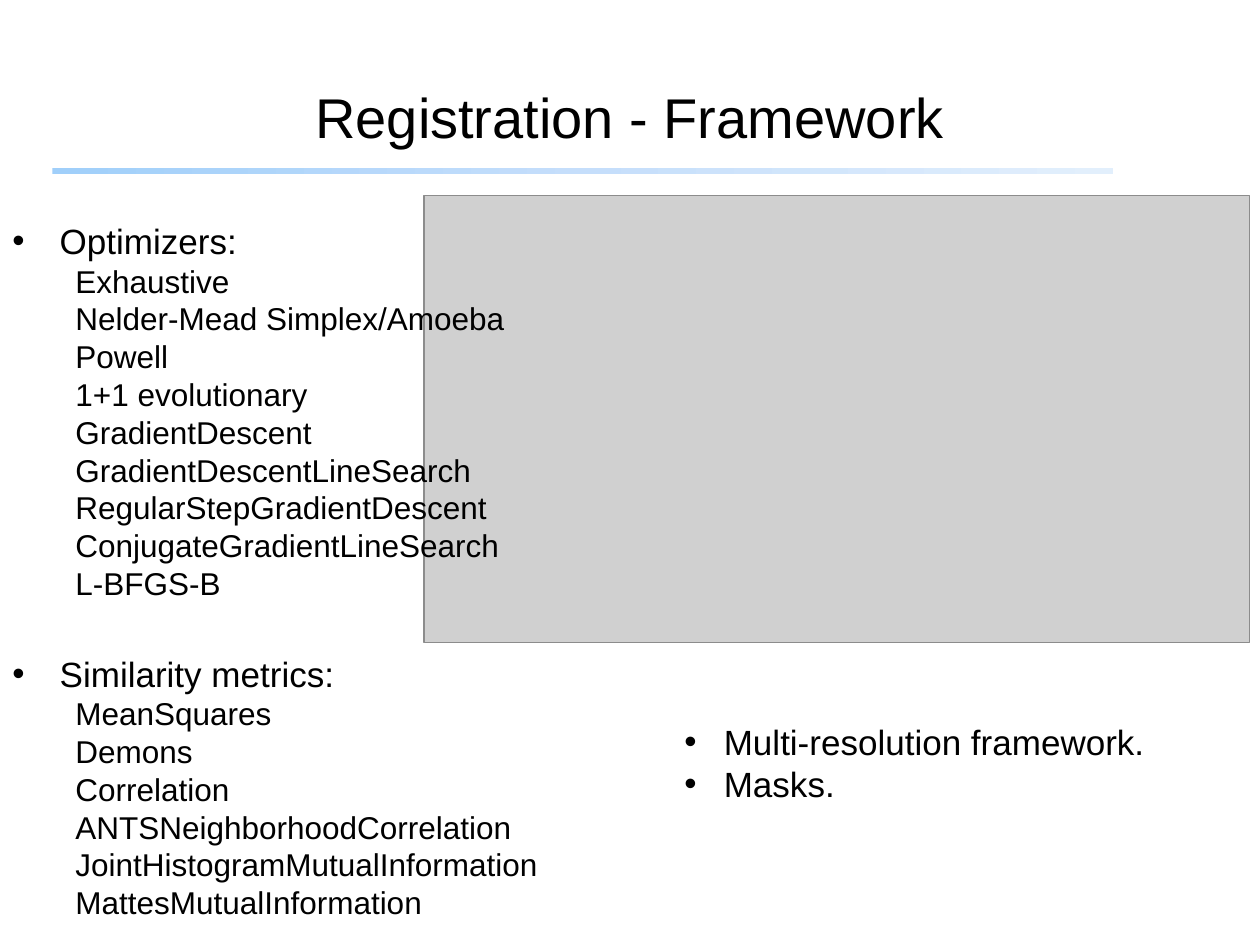
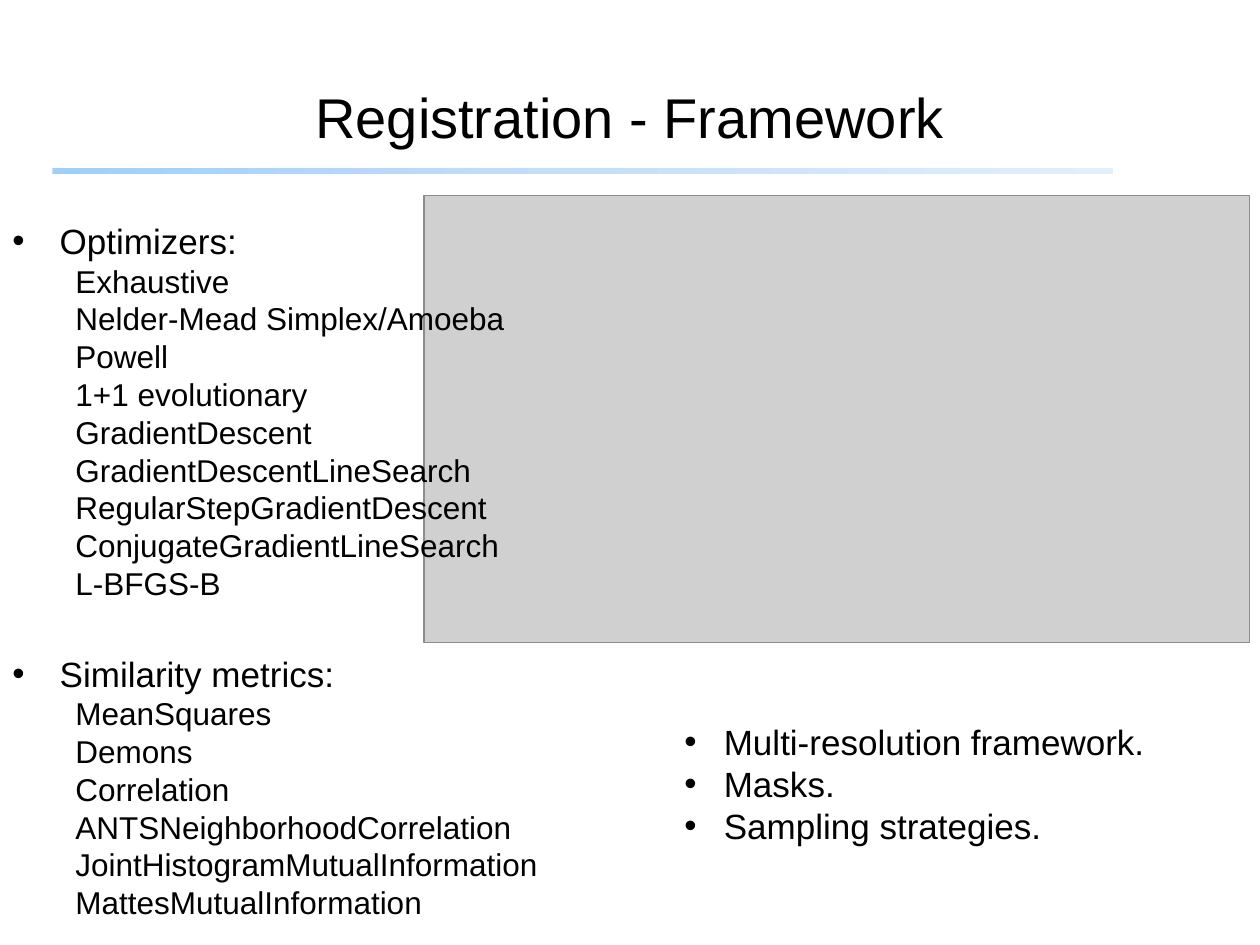
Before and after one commit to SimpleITK/SPIE2018_COURSE, a slide deck: slide 12 of docs/simpleitkFundamentalConcepts.pptx. Drawn at 1260x945 pixels with LibreOffice and Linux fonts; fonts in the diff are those of the drawing; grey boxes stand for pictures; background and template pictures are left out. Boxes give left, top, right and bottom in pixels: in the first picture for what was removed or moved away, otherwise in the second. Text is boxed around its words. In the diff, an @@ line names an element or a change of style, - is before the commit and + after.

```diff
--- a/docs/simpleitkFundamentalConcepts.pptx
+++ b/docs/simpleitkFundamentalConcepts.pptx
@@ text at bbox=[724, 813, 1042, 846]: paragraph added @@
+• Sampling strategies.
```
Also in this commit, not shown: 2 other slides changed, 3 other files.
